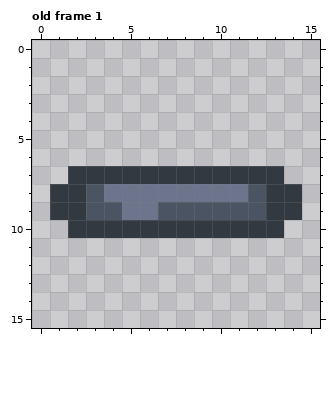
Two versions of one pixel-art file, assets/raw/button.aseprite. The first picture shows the starting point.
16x16 pixels, 2 frames. Shown: old frame 1.
The same view after the edit:
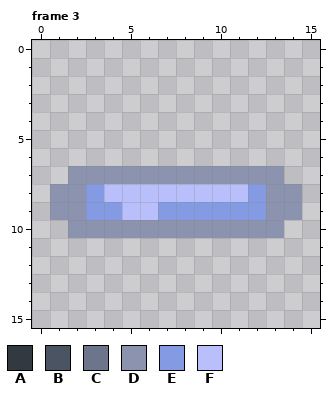
Palette (. is transparent): A #333941  B #4a5462  C #6d758d  D #8b93af  E #849be4  F #b9bffb
A new or re-ordered frame is compared with the old frame closest to it.
Changes in this commit:
frames 2 -> 3
Changed rows in their new state; - is an unchanged pixel.
Frame 3 is new; against old frame 1:
first column x 1:
 7 -DDDDDDDDDDDD-
 8 DDEFFFFFFFFEDD
 9 DDEEFFEEEEEEDD
10 -DDDDDDDDDDDD-
Pixel boxes of the changes (left, top, right, bottom) in both pictures:
changed: (50, 166, 302, 238)
